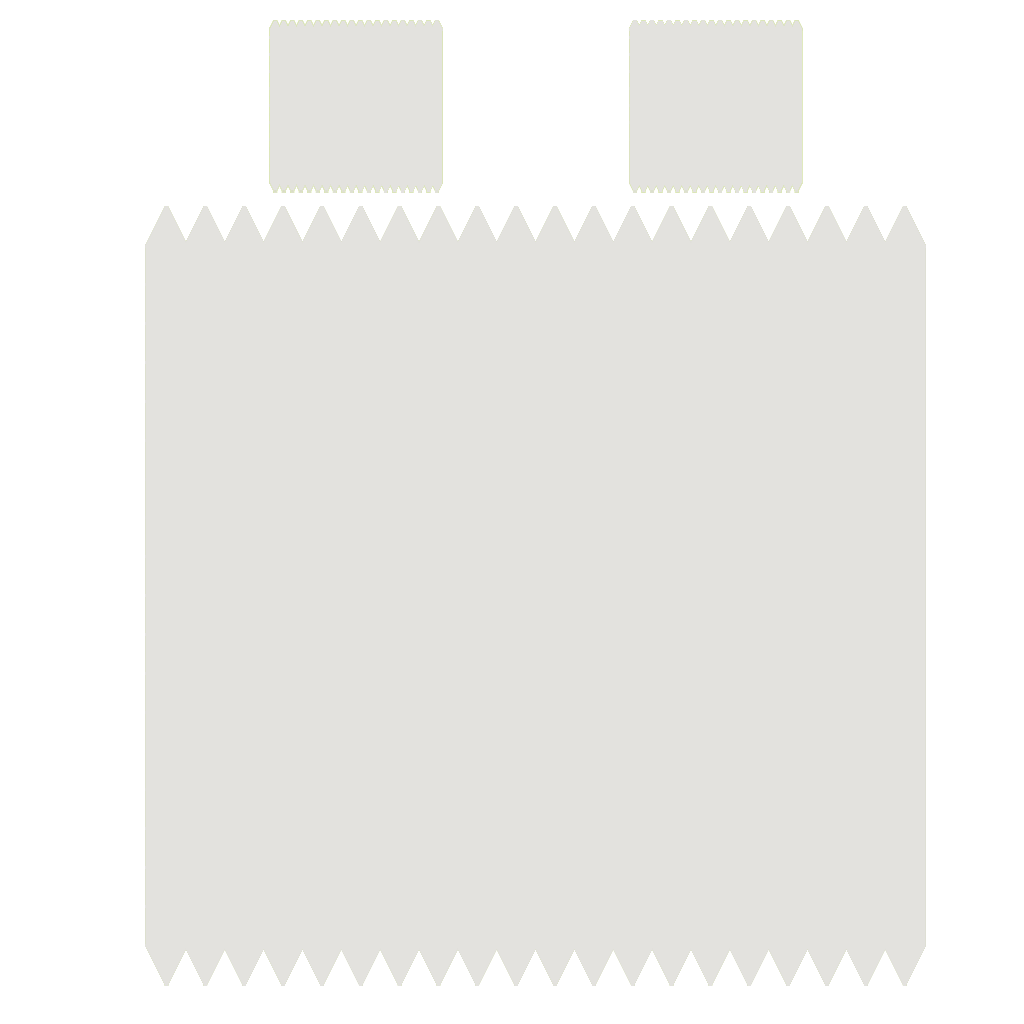
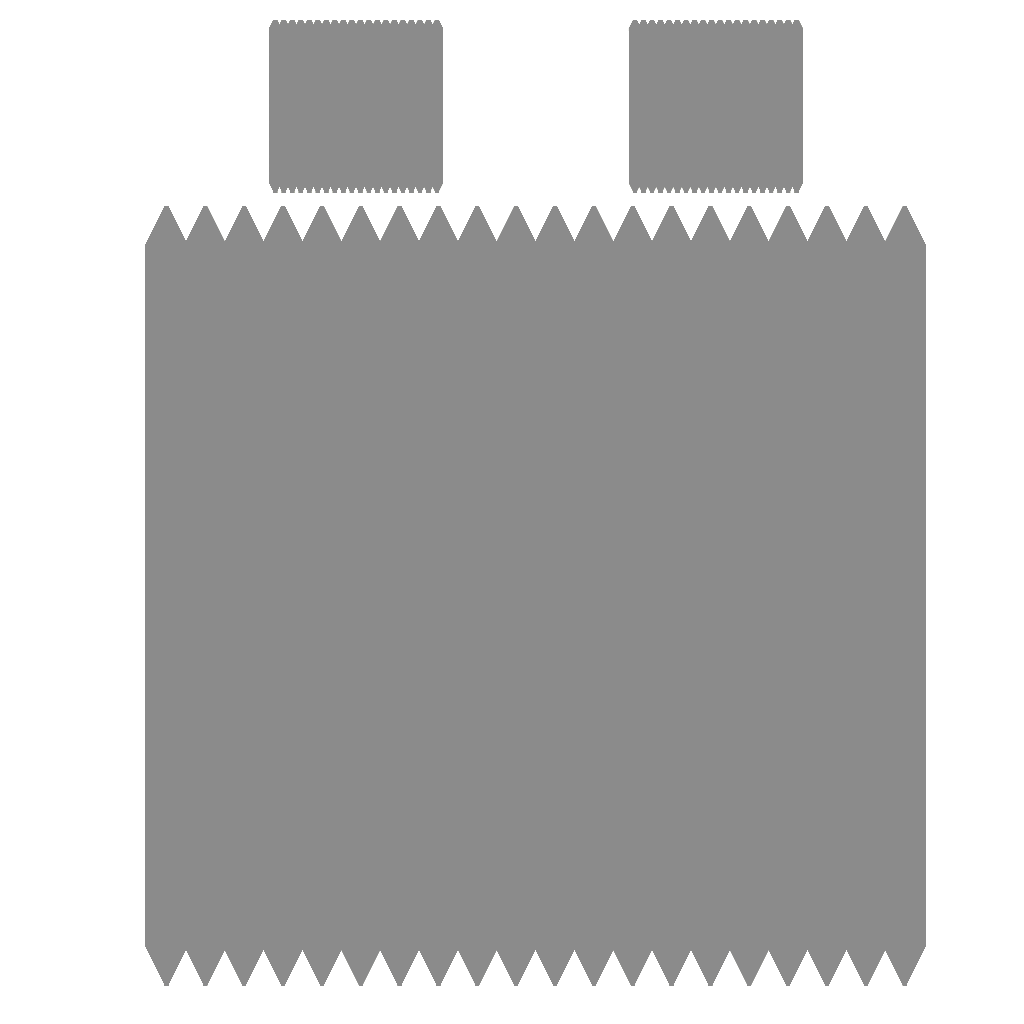
Layered file, before and after one edit (1024px x 1024px). Changes by layer:
painted on "R Hand" (1st of 2, in "Base") over [628, 20, 803, 193]
painted on "L Hand" (1st of 2, in "Base") over [269, 20, 443, 193]
painted on "Body" (1st of 2, in "Base") over [145, 206, 926, 986]
